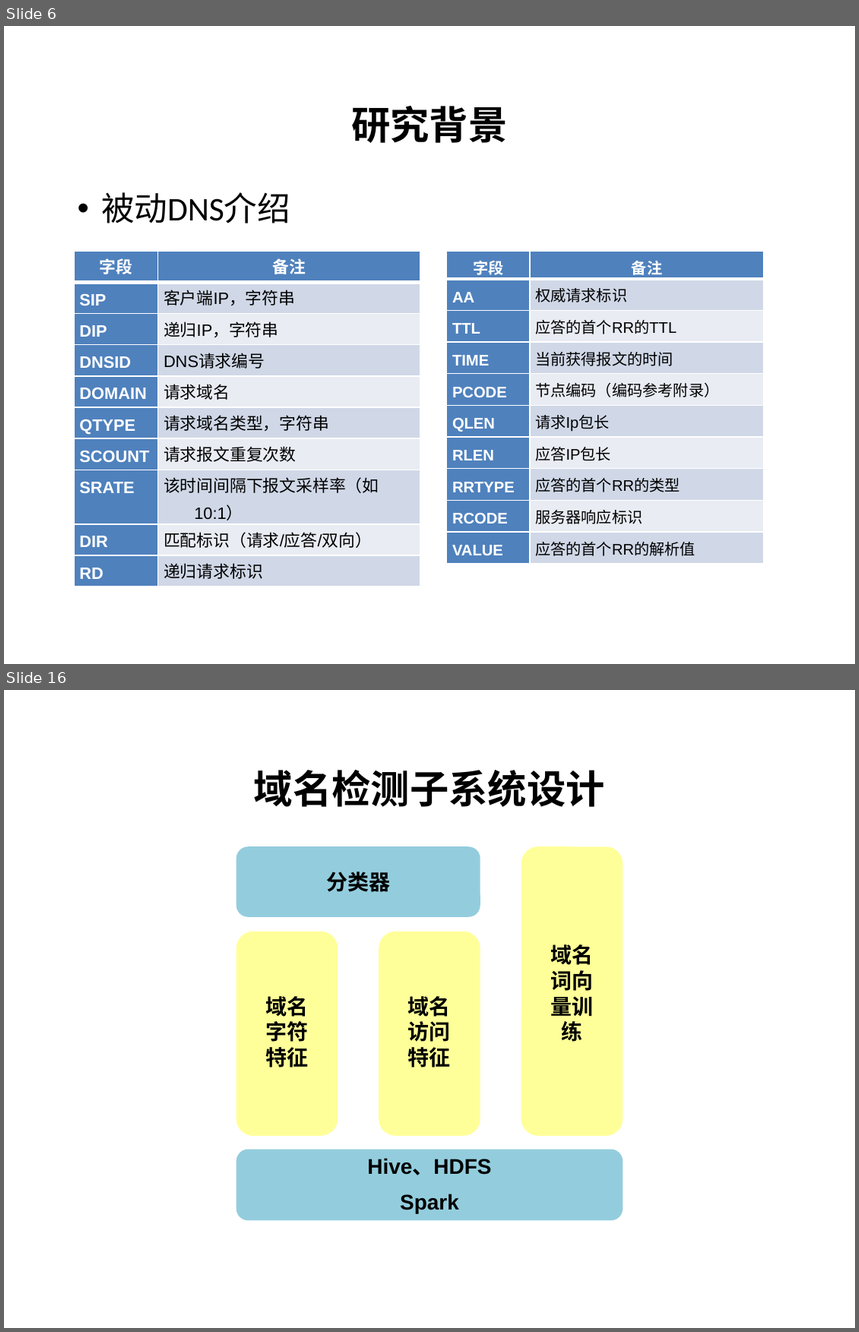
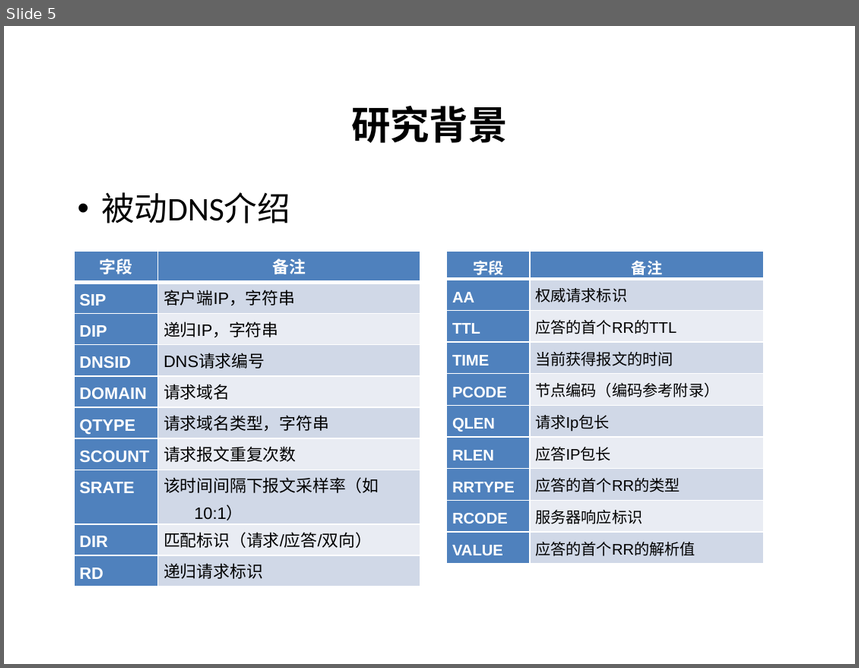
Before and after one commit to pDeathlok/GraduationDesign, a slide deck: 毕业设计_word/最终/恶意域名检测技术研究_答辩.pptx. Shown one above the other, each under a label of ours: slides 6 and 16 before the commit, slide 5 after it; the slides between them are not shown. The pictures are 859x1332 and 859x668 pixels, drawn with LibreOffice and Linux fonts; fonts in the diff are those of the drawing; background and template pictures are left out. Boxes give left, top, right and bottom in pixels: in the first picture for what was removed or moved away, otherwise in the second. Text is boxed around its words. In the diff, an @@ line names an element or a change of style, - is before the commit and + after.

```diff
--- a/毕业设计_word/最终/恶意域名检测技术研究_答辩.pptx
+++ b/毕业设计_word/最终/恶意域名检测技术研究_答辩.pptx
@@ slide 16 removed at [4, 690, 855, 1328], background #FFFFFF @@
@@ title removed at [254, 770, 605, 807] @@
-域名检测子系统设计
@@ group removed at [237, 847, 623, 1221]: 5 rounded rectangles @@
-Hive、HDFS
-Spark
-域名字符特征
-域名访问特征
-域名词向量训练
-分类器
@@ what was slide 6 is now slide 5 @@
```
Also in this commit, not shown: 5 slides changed, 38 slides added, 14 other slides removed, 3 other files.
